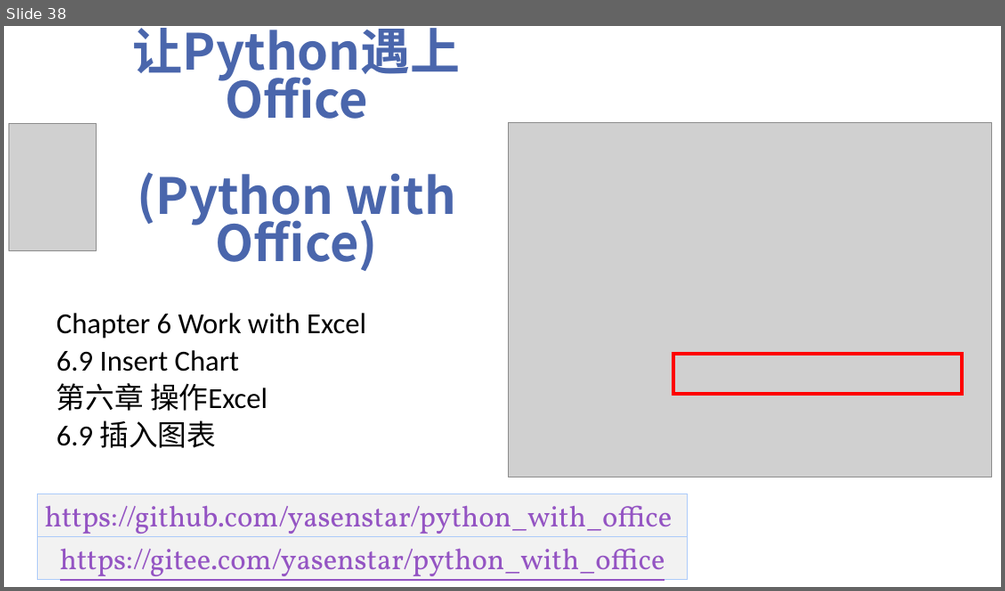
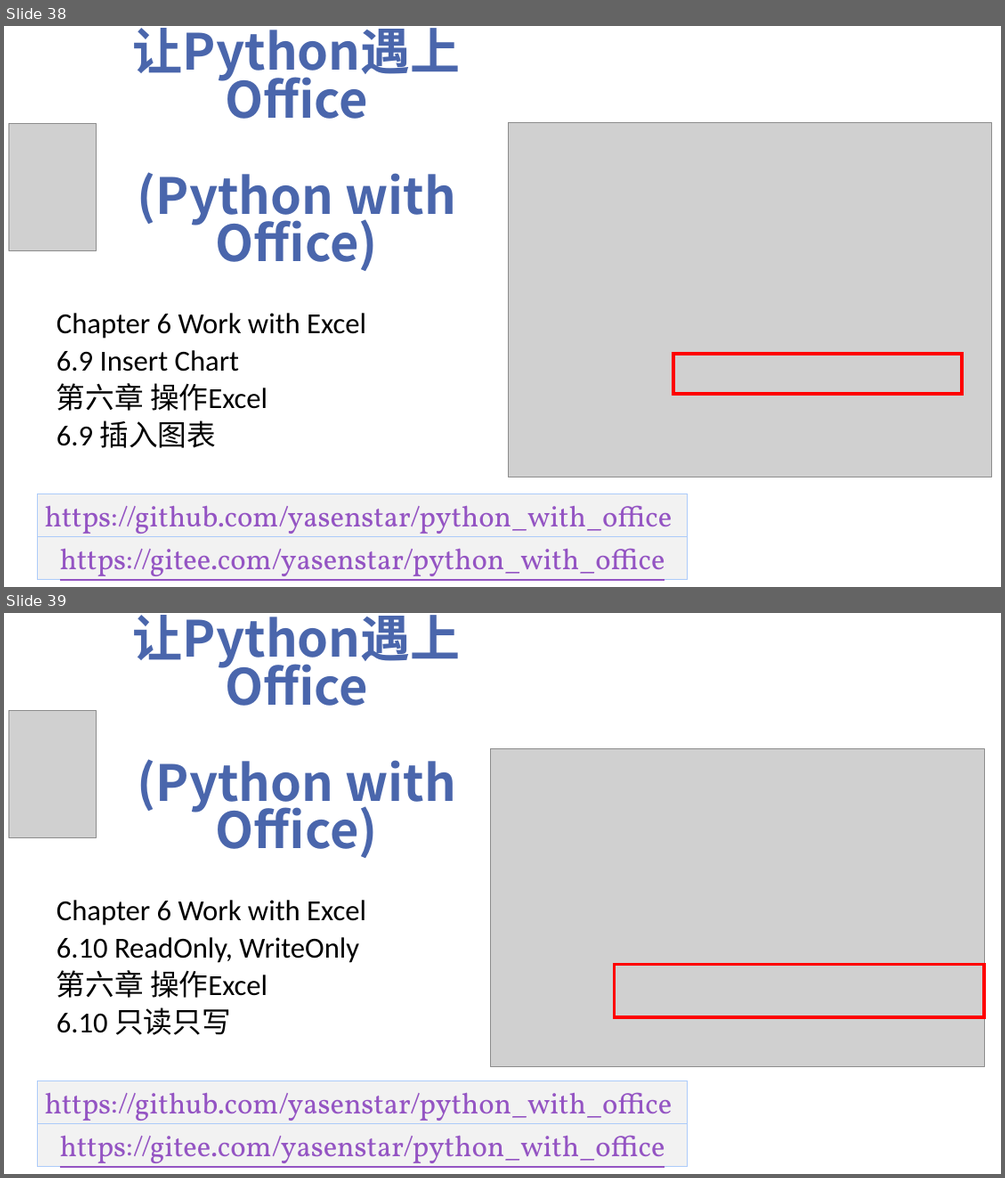
Before and after one commit to yasenstar/python_with_office, a slide deck: Python-with-Office-Video_Covers.pptx. Shown one above the other, each under a label of ours: slide 38 before the commit, slides 38 and 39 after it. The pictures are 1005x591 and 1005x1178 pixels, drawn with LibreOffice and Linux fonts; fonts in the diff are those of the drawing; grey boxes stand for pictures; background and template pictures are left out. Boxes give left, top, right and bottom in pixels: in the first picture for what was removed or moved away, otherwise in the second. Text is boxed around its words. In the diff, an @@ line names an element or a change of style, - is before the commit and + after.

```diff
--- a/Python-with-Office-Video_Covers.pptx
+++ b/Python-with-Office-Video_Covers.pptx
@@ slide 39 added at (4, 613, 1001, 1174), background picture (left out) @@
@@ title added at (133, 615, 461, 858), 48 pt, text #4A66AC, bold @@
+让Python遇上Office
+(Python with Office)
@@ picture added at (8, 710, 96, 837) @@
@@ picture added at (491, 748, 985, 1066) @@
@@ subtitle added at (57, 900, 366, 1035), 28 pt, text #000000 @@
+Chapter 6 Work with Excel
+6.10 ReadOnly, WriteOnly
+第六章 操作Excel
+6.10 只读只写
@@ rectangle added at (615, 964, 985, 1017), outline #FF0000 3 pt @@
@@ rectangle added at (37, 1081, 688, 1124), fill #F2F2F2, outline #ACCBF9 0.75 pt, 28 pt, text #9454C3, underline @@
+https://github.com/yasenstar/python_with_office
@@ rectangle added at (37, 1124, 688, 1167), fill #F2F2F2, outline #ACCBF9 0.75 pt, 28 pt, text #9454C3, underline @@
+https://gitee.com/yasenstar/python_with_office
```
Also in this commit, not shown: 1 other file.
